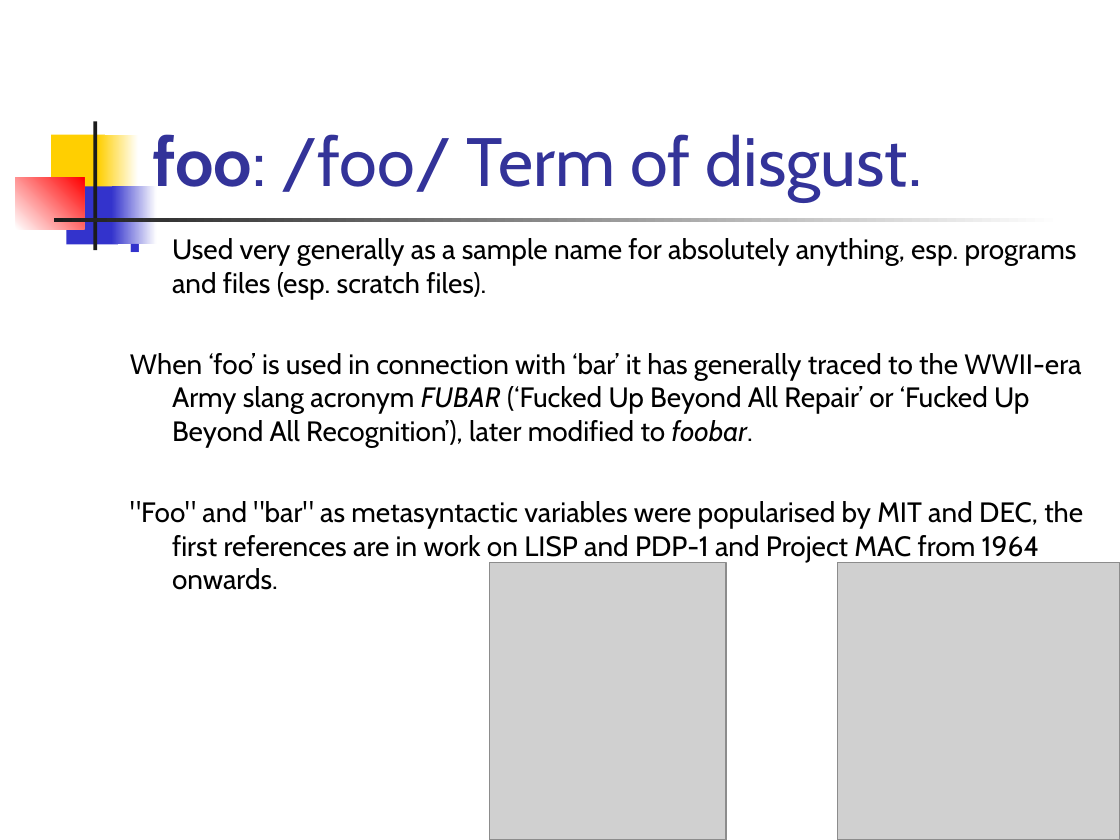
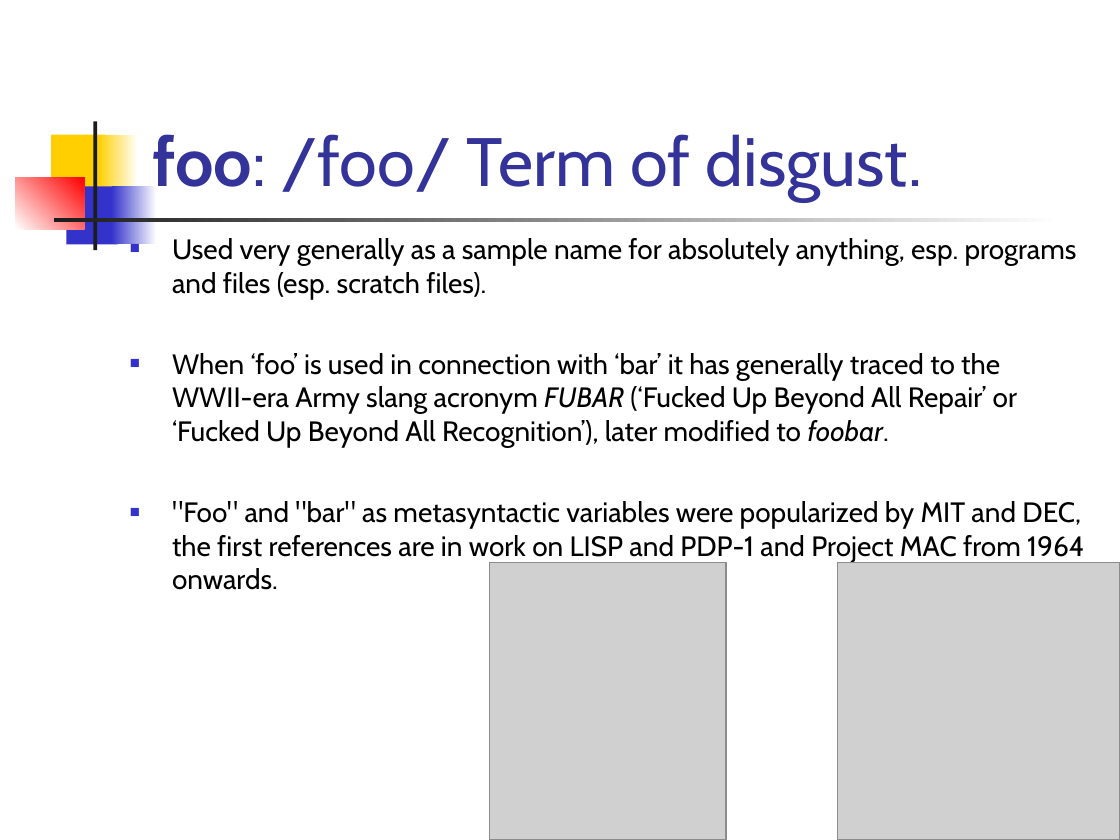
Before and after one commit to Programovanie4/Prednasky, a slide deck: slide 22 of 04/04_java.ppt (slide 25 before the commit). Drawn at 1120x840 pixels with LibreOffice and Linux fonts; fonts in the diff are those of the drawing; grey boxes stand for pictures. Boxes give left, top, right and bottom in pixels: in the first picture for what was removed or moved away, otherwise in the second. Text is boxed around its words. In the diff, an @@ line names an element or a change of style, - is before the commit and + after.

```diff
--- a/04/04_java.ppt
+++ b/04/04_java.ppt
@@ text at <box>172,353,1017,447</box>: bullet none to ■ @@
@@ text at <box>172,501,1084,590</box>: text changed @@
-"Foo" and "bar" as metasyntactic variables were popularised by MIT and DEC, the first references are in work on LISP and PDP-1 and Project MAC from 1964 onwards.
+■ "Foo" and "bar" as metasyntactic variables were popularized by MIT and DEC, the first references are in work on LISP and PDP-1 and Project MAC from 1964 onwards.
```
Also in this commit, not shown: 7 other slides changed, 1 slide added, 5 slides removed, 4 other files.
